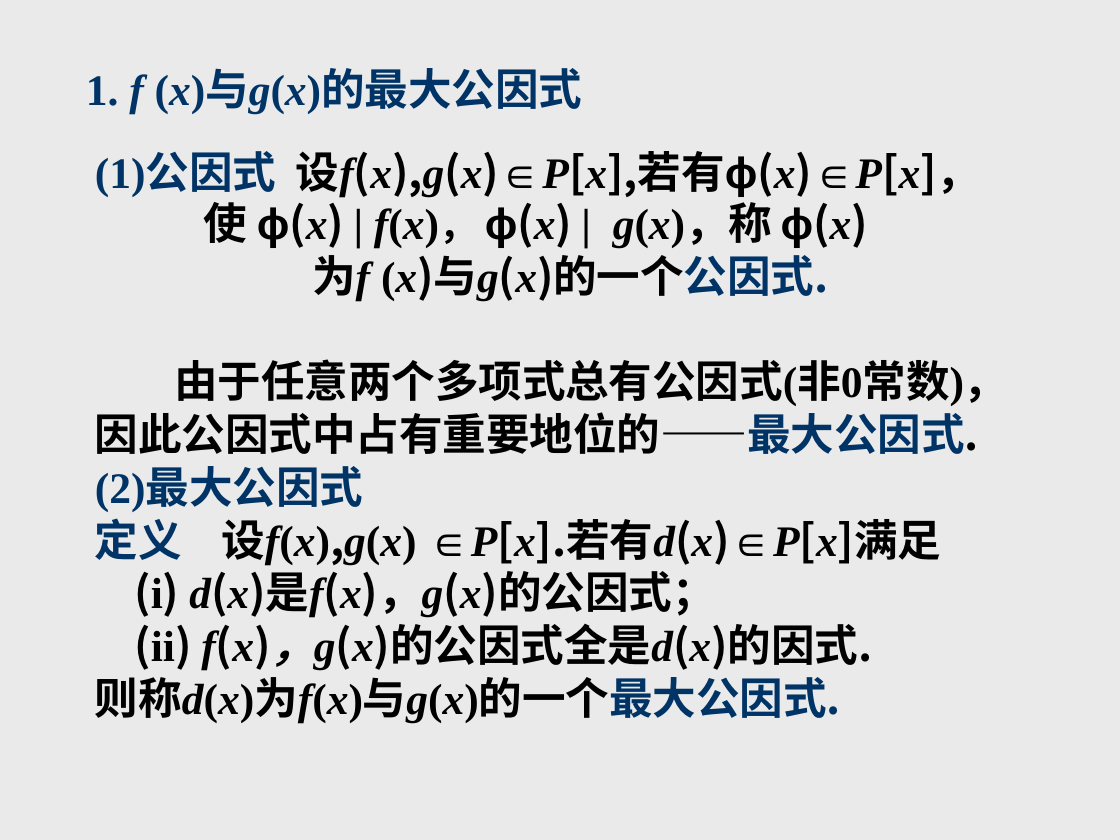
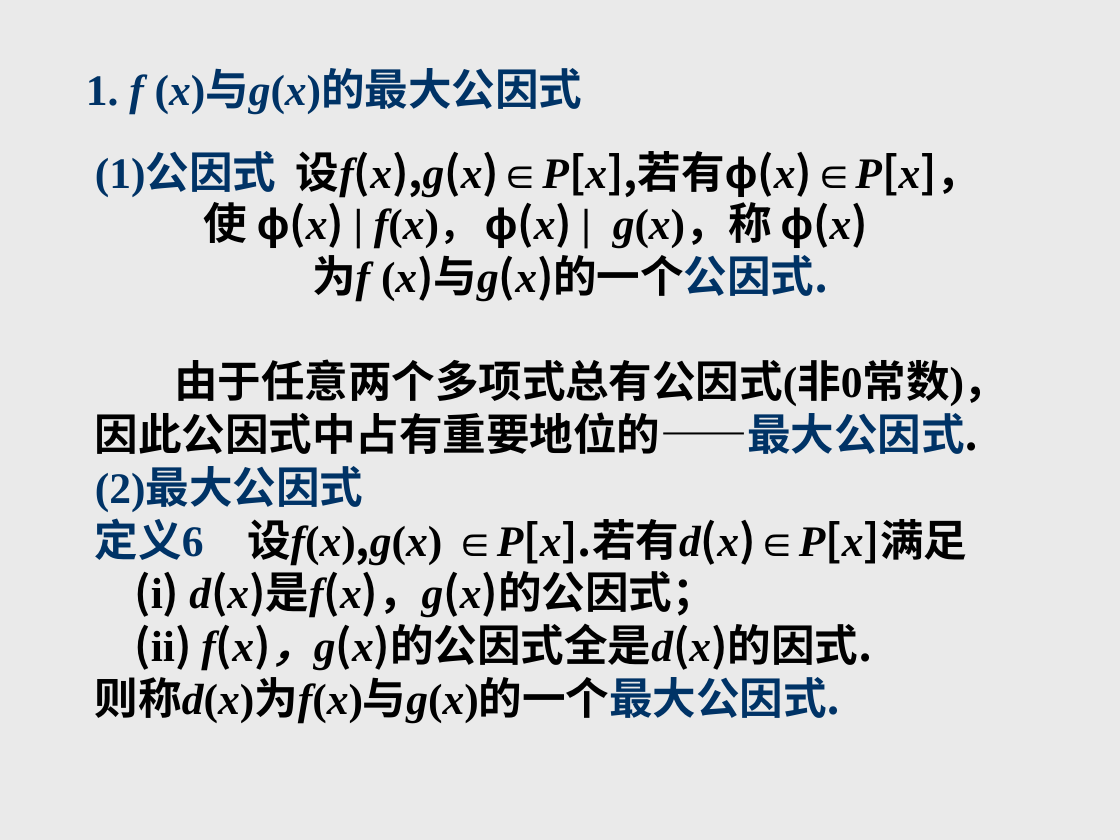
Before and after one commit to zhangbiaomath/zhangbiaomath.github.io, a slide deck: slide 35 of teaching/gaodai/课件/第1章-多项式.ppt. Drawn at 1120x840 pixels with LibreOffice and Linux fonts; fonts in the diff are those of the drawing. Boxes give left, top, right and bottom in pixels: in the first picture for what was removed or moved away, otherwise in the second. Text is boxed around its words. In the diff, an @@ line names an element or a change of style, - is before the commit and + after.

```diff
--- a/teaching/gaodai/课件/第1章-多项式.ppt
+++ b/teaching/gaodai/课件/第1章-多项式.ppt
@@ text at box(95, 518, 967, 566): text changed @@
-定义 设f(x),g(x) ∈P[x].若有d(x)∈P[x]满足
+定义6 设f(x),g(x) ∈P[x].若有d(x)∈P[x]满足
```
Also in this commit, not shown: 14 other slides changed, 4 other files.
